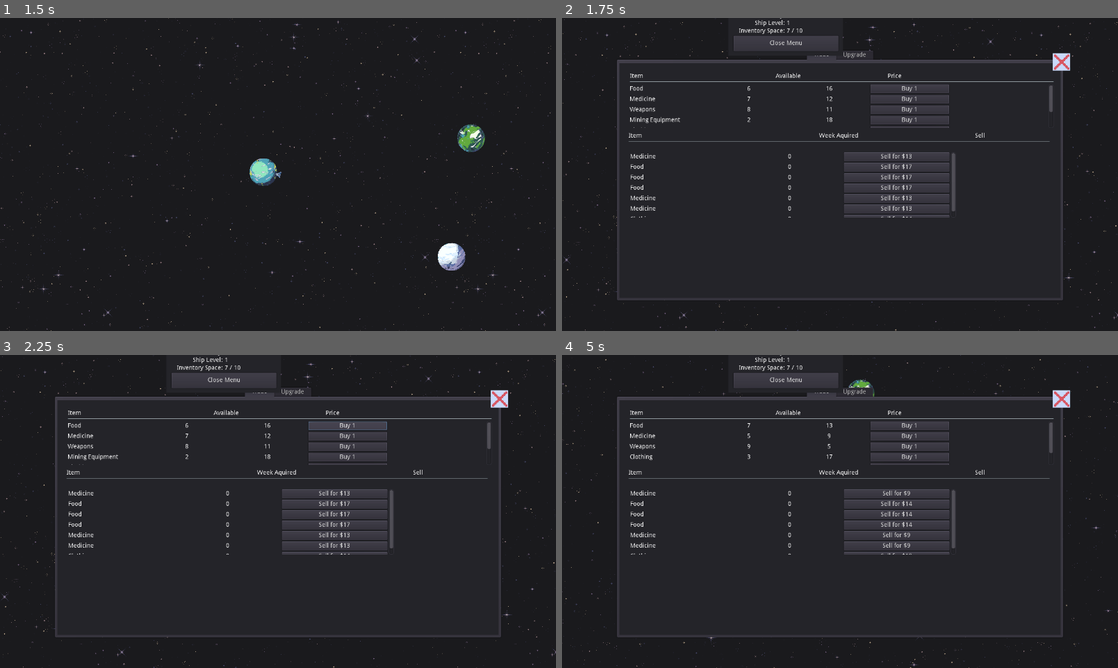
Above: before the commit, frames 1-4 (two rows, left to right).
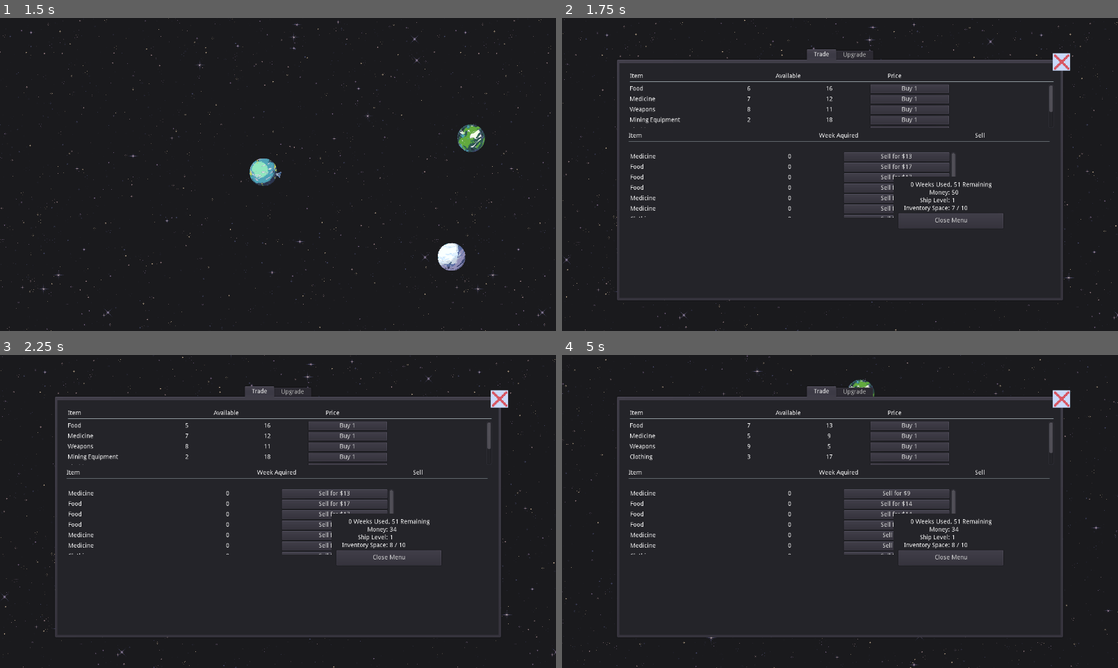
Above: after the commit, the same moments.

Repository: shadowhen/Star-Trader
Game: Godot game, scene res://World.tscn
Two runs of this game, one before a commit and one after it. Both use one fixed random seed, a clock stepped at 60 frames per second and the inputs below.
Inputs (mouse positions are in pixels of both pictures, inside the frame that each line leads up to):
- Up to frame 1 (1.5 s): tap Enter at 0.5 s; move the mouse to (166, 152) at 0.52 s; press the mouse at (166, 152) at 0.53 s; hold Right (ui_right) 0.53-1.28 s; tap T (trade) at 0.8, 1.35 s; move the mouse to (428, 130) at 1.27 s; release the mouse at (428, 130) at 1.28 s; hold Down (ui_down) from 1.28 s (still down)
- Up to frame 2 (1.75 s): keep holding Down (ui_down); click (990, 130) at 1.55 s
- Up to frame 3 (2.25 s): release Down (ui_down) at 2 s; click "Buy 1" at 2 s
- Up to frame 4 (5 s): click (1062, 398) at 2.75 s; tap Space at 3.5 s; move the mouse to (1029, 596) at 3.52 s; press the mouse at (1029, 596) at 3.53 s; hold Right (ui_right) 3.53-4.28 s; tap T (trade) at 3.8, 4.35 s; move the mouse to (812, 574) at 4.27 s; release the mouse at (812, 574) at 4.28 s; hold Up (ui_up) from 4.28 s (still down); click (812, 574) at 4.55 s

Frame 1 is identical in both runs. In frame 2, 2.3% of the frame differs, in the area x 30-80%, y 0-68%; in frame 3, 2.3%; in frame 4, 2.2%.

Commit message:
implemented buying
buying is now enabled so trading both ways is possible

Diff:
--- a/trade/Trade.gd
+++ b/trade/Trade.gd
@@ -58,7 +58,8 @@
 			buy_slot_new.get_node("ItemLabel").text = str(GameData.item_data[str(i)]["ItemName"])
 			buy_slot_new.get_node("Available").text = str(GameData.planet_inventory[str(i)]["P" + currentPlanet + "Avail"])
 			buy_slot_new.get_node("Price").text = str(GameData.item_data[str(i)]["ItemP" + currentPlanet + "BuyFor"])
-
+			buy_slot_new.get_node("ItemID").text = str(i)
+			buy_slot_new.get_node("PlanetID").text = "P" + currentPlanet + "Avail"
 			buygridcontainer.add_child(buy_slot_new, true)
 
 	# set the player stats in the small window above the trade window
--- a/trade/Trade.tscn
+++ b/trade/Trade.tscn
@@ -11,6 +11,7 @@
 margin_top = -175.0
 margin_right = 414.0
 margin_bottom = 207.0
+rect_min_size = Vector2( 800, 382 )
 rect_pivot_offset = Vector2( 607, 226 )
 script = ExtResource( 2 )
 
@@ -117,6 +118,7 @@
 margin_top = 205.0
 margin_right = 775.0
 margin_bottom = 355.0
+rect_min_size = Vector2( 750, 150 )
 
 [node name="ItemSellContainer" type="VBoxContainer" parent="ScrollContainer"]
 margin_right = 735.0
@@ -124,10 +126,10 @@
 rect_min_size = Vector2( 735, 150 )
 
 [node name="ColorRect" type="ColorRect" parent="."]
-margin_left = 251.0
-margin_top = -147.0
-margin_right = 515.0
-margin_bottom = -17.0
+margin_left = 631.0
+margin_top = 261.0
+margin_right = 895.0
+margin_bottom = 391.0
 color = Color( 0.145098, 0.145098, 0.164706, 1 )
 
 [node name="Info" type="VBoxContainer" parent="ColorRect"]
--- /dev/null
+++ b/trade/templates/BuyItem.gd
@@ -0,0 +1,66 @@
+extends HBoxContainer
+
+
+signal pressed()
+
+func _ready():
+	var sellButton = get_node("Buy2")
+	sellButton.connect("pressed", self, "_on_Buy_Pressed")
+
+func _on_Buy_Pressed() -> void:
+	# only enable buying if inventory is not full
+	if (PlayerData.player_stats["InventorySpaceUsed"]["Value"] < PlayerData.player_stats["InventoryCap"]["Value"]):
+
+		# debugging
+		print("Buy item " + get_node("ItemLabel").text + " for $" + get_node("Price").text)
+
+		# take the money for the sale
+		var newMoney = int(PlayerData.player_stats["Money"]["Value"]) - int(get_node("Price").text)
+		PlayerData.player_stats["Money"]["Value"] = str(newMoney)
+
+		# update the value for player money and inventory space left on trade screen
+			# (yes I know this is *JANK* but couldn't get it to work any other way
+			# feel free to revise
+		var Owner = get_parent().get_parent().get_parent().get_parent() # gets "Trade" node
+		var temp = Owner.get_node("ColorRect")
+		var temp1 = temp.get_node("Info")
+		var temp2 = temp1.get_node("VBoxContainer")
+		var temp3 = temp2.get_node("Money")
+		var temp4 = temp2.get_node("InventorySpace")
+
+		var MoneyLabel = temp3.get_node("Label")
+		var InventoryLabel = temp4.get_node("Label")
+
+		print(InventoryLabel.text)
+		print(PlayerData.player_stats["InventorySpaceUsed"]["Value"])
+
+		MoneyLabel.text = str(newMoney)
+		PlayerData.player_stats["InventorySpaceUsed"]["Value"] = 1 + PlayerData.player_stats["InventorySpaceUsed"]["Value"] # add item to inventory used
+		InventoryLabel.text = str(PlayerData.player_stats["InventorySpaceUsed"]["Value"]) + "/" + str(PlayerData.player_stats["InventoryCap"]["Value"])
+
+		# add the item to the players inventory data
+		for i in PlayerData.inv_data.keys():
+			if (PlayerData.inv_data[i]["InvItemID"] == -1): # if slot empty
+				print("Adding item to inventory slot " + str(i) + "with itemID" + get_node("ItemID").text + "and week " + str(PlayerData.player_stats["TimeUsed"]["Value"]))
+				PlayerData.inv_data[str(i)]["InvItemID"] = int(get_node("ItemID").text)
+				PlayerData.inv_data[str(i)]["WeekAquired"] = int(PlayerData.player_stats["TimeUsed"]["Value"])
+				break
+
+		# update the number of items remaining for the planet on the GUI (subtract 1)
+		get_node("Available").text = str(int(get_node("Available").text) - 1)
+
+		# update the number of items remaining in the game data for the planet
+		var currentPlanet = get_node("PlanetID").text
+		var itemID = get_node("ItemID").text
+		var newAvailable = int(GameData.planet_inventory[itemID][currentPlanet]) - 1
+		GameData.planet_inventory[itemID][currentPlanet] = newAvailable
+
+		# remove the item from the trading screen, if no more remaining in stock
+		if (int(get_node("Available").text) < 1):
+			self.queue_free()
+
+		Owner.clean()
+		Owner.setup()
+	# if inventory is full and buy pressed
+	else:
+		print("Error buying item, inventory full!")
--- a/trade/templates/BuySlot.tscn
+++ b/trade/templates/BuySlot.tscn
@@ -1,13 +1,36 @@
-[gd_scene format=2]
+[gd_scene load_steps=2 format=2]
+
+[ext_resource path="res://trade/templates/BuyItem.gd" type="Script" id=1]
 
 [node name="FoodTrade" type="HBoxContainer" groups=["trade"]]
 margin_right = 735.0
 margin_bottom = 20.0
 rect_min_size = Vector2( 735, 0 )
+script = ExtResource( 1 )
 
 [node name="ItemLabel" type="Label" parent="."]
 margin_top = 3.0
 margin_right = 180.0
+margin_bottom = 17.0
+size_flags_horizontal = 3
+text = "Food"
+valign = 1
+
+[node name="ItemID" type="Label" parent="."]
+visible = false
+margin_left = 147.0
+margin_top = 3.0
+margin_right = 291.0
+margin_bottom = 17.0
+size_flags_horizontal = 3
+text = "Food"
+valign = 1
+
+[node name="PlanetID" type="Label" parent="."]
+visible = false
+margin_left = 147.0
+margin_top = 3.0
+margin_right = 291.0
 margin_bottom = 17.0
 size_flags_horizontal = 3
 text = "Food"
--- a/ui/SharedUI.gd
+++ b/ui/SharedUI.gd
@@ -15,6 +15,7 @@
 
 
 func _on_HideButton_pressed():
+	update_info()
 	hide()
 
 
